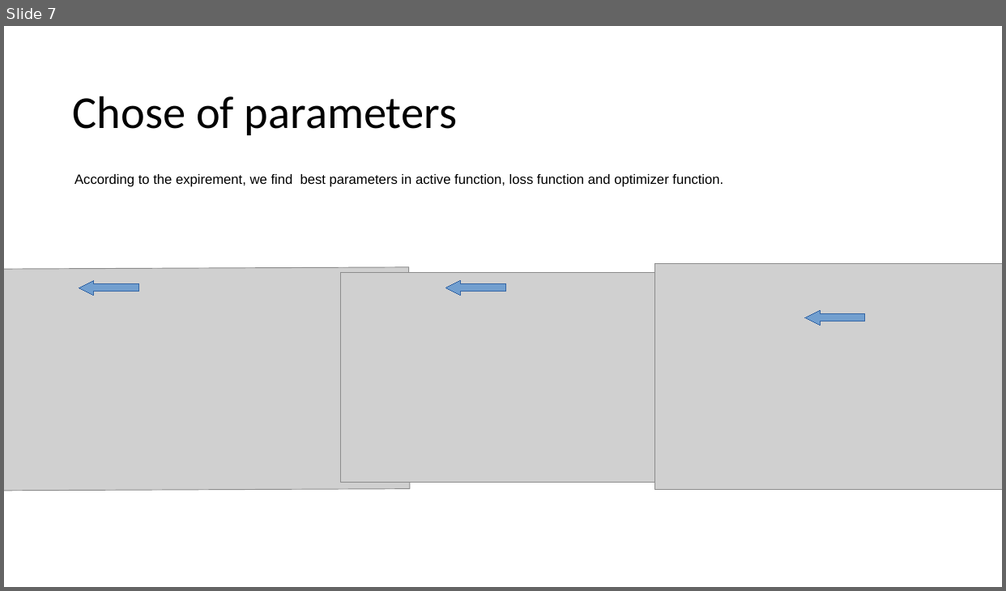
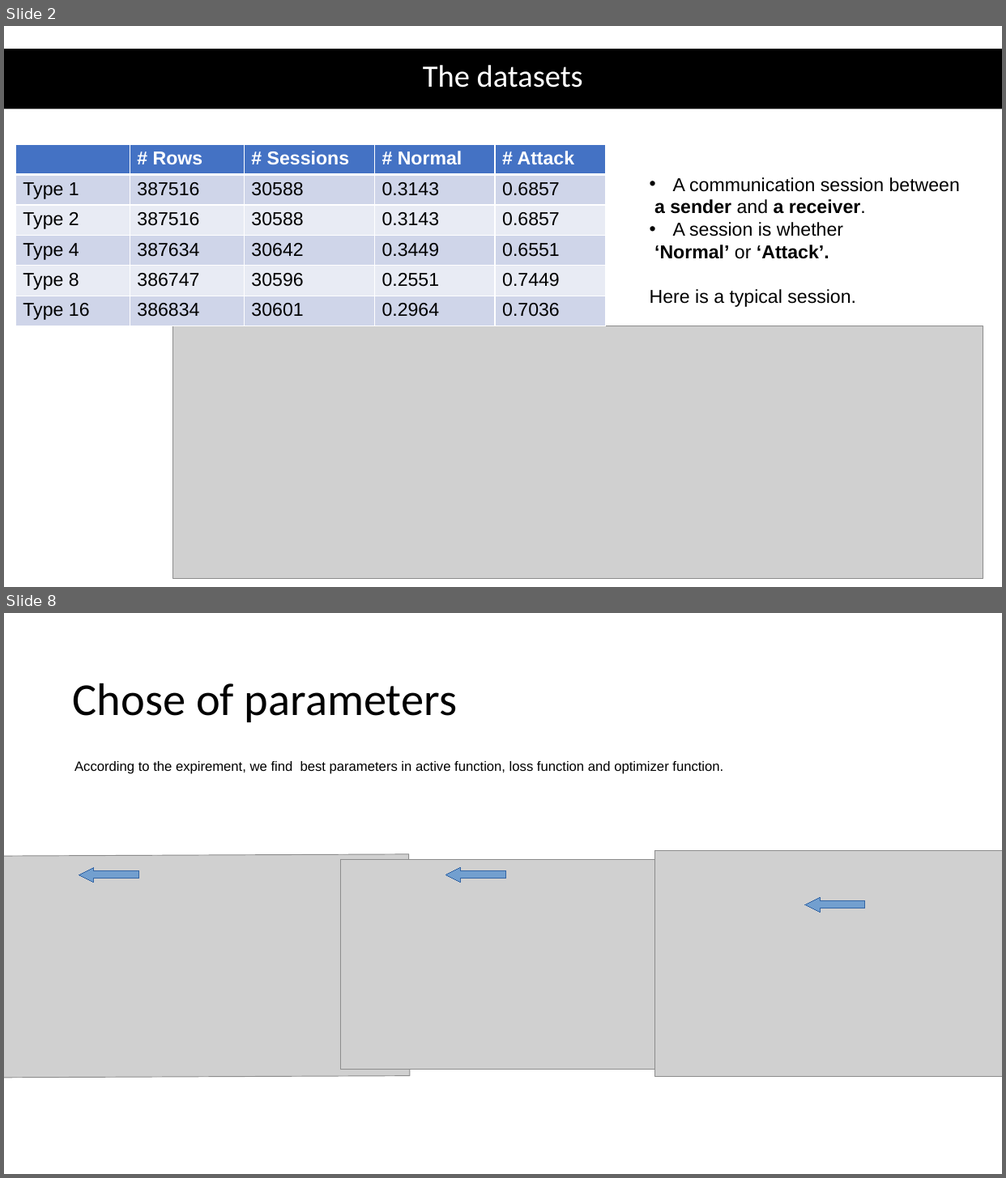
Before and after one commit to liangwangENST/SR2I208-Detection-Malicious-data, a slide deck: slide/Presentation.pptx. Shown one above the other, each under a label of ours: slide 7 before the commit, slides 2 and 8 after it; the slides between them are not shown. The pictures are 1006x591 and 1006x1178 pixels, drawn with LibreOffice and Linux fonts; fonts in the diff are those of the drawing; grey boxes stand for pictures. Boxes give left, top, right and bottom in pixels: in the first picture for what was removed or moved away, otherwise in the second. Text is boxed around its words. In the diff, an @@ line names an element or a change of style, - is before the commit and + after.

```diff
--- a/slide/Presentation.pptx
+++ b/slide/Presentation.pptx
@@ slide 2 added at (x1=4, y1=26, x2=1002, y2=587), background #FFFFFF @@
@@ rectangle added at (x1=4, y1=49, x2=1002, y2=109), fill #000000 @@
@@ text added at (x1=423, y1=65, x2=583, y2=88), 30 pt, text #FFFFFF @@
+The datasets
@@ table added at (x1=15, y1=144, x2=606, y2=327), 6 rows, 5 columns @@
+ | # Rows | # Sessions | # Normal | # Attack
+Type 1 | 387516 | 30588 | 0.3143 | 0.6857
+Type 2 | 387516 | 30588 | 0.3143 | 0.6857
+Type 4 | 387634 | 30642 | 0.3449 | 0.6551
+Type 8 | 386747 | 30596 | 0.2551 | 0.7449
+Type 16 | 386834 | 30601 | 0.2964 | 0.7036
@@ text added at (x1=650, y1=177, x2=960, y2=307), 18 pt, text #000000 @@
+• A communication session between
+a sender and a receiver.
+• A session is whether
+‘Normal’ or ‘Attack’.
+Here is a typical session.
@@ picture added at (x1=173, y1=327, x2=983, y2=579) @@
@@ what was slide 7 is now slide 8 @@
```
Also in this commit, not shown: 5 slides changed, 4 other slides added, 4 slides removed, 5 other files.
